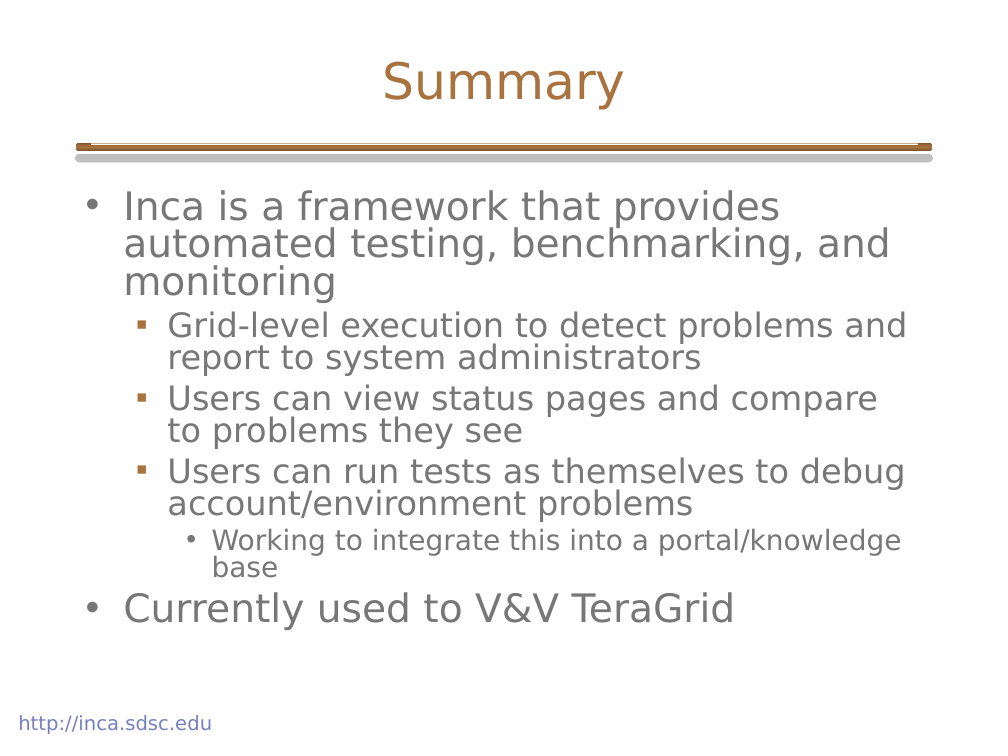
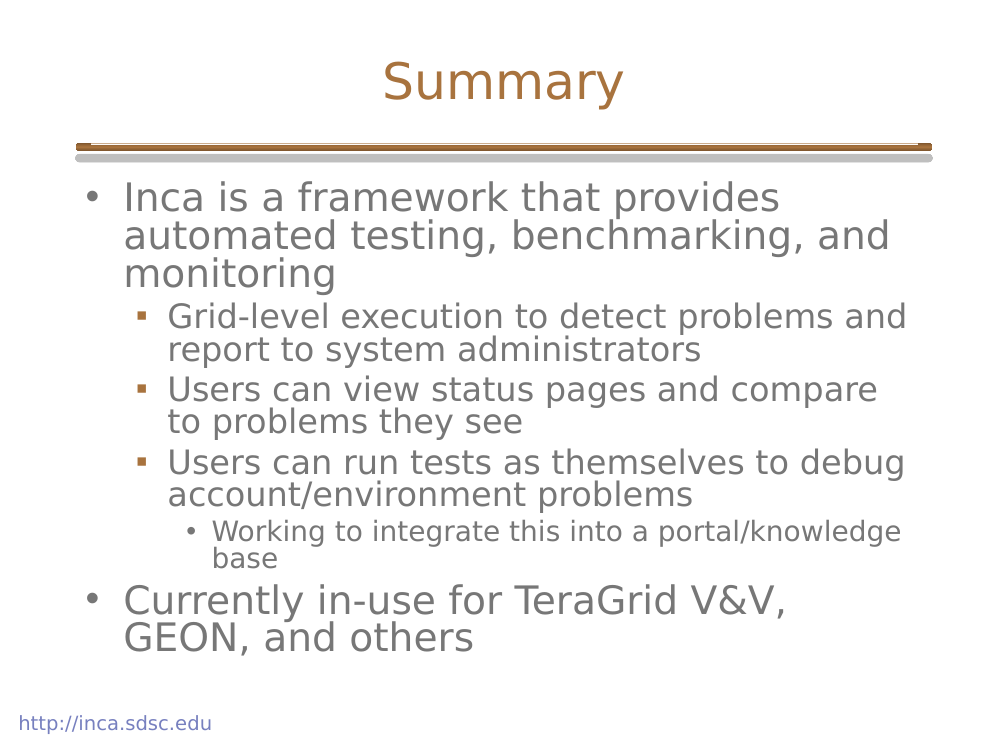
Before and after one commit to IncaProject/inca-xsede, a slide deck: slide 25 of talks/inca_GPW_06-2005.ppt (slide 24 before the commit). Drawn at 1008x756 pixels with LibreOffice and Linux fonts; fonts in the diff are those of the drawing; background and template pictures are left out. Boxes give left, top, right and bottom in pixels: in the first picture for what was removed or moved away, otherwise in the second. Text is boxed around its words. In the diff, an @@ line names an element or a change of style, - is before the commit and + after.

```diff
--- a/talks/inca_GPW_06-2005.ppt
+++ b/talks/inca_GPW_06-2005.ppt
@@ text "Inca is a framework that ...": place and size @@
-text "Inca is a framework that ..." at box(123, 190, 907, 630)
+text "Inca is a framework that ..." at box(123, 181, 907, 656)
@@ text at box(123, 584, 788, 656): text changed @@
-• Currently used to V&V TeraGrid
+• Currently in-use for TeraGrid V&V, GEON, and others
```
Also in this commit, not shown: 6 other slides changed, 1 slide added.
